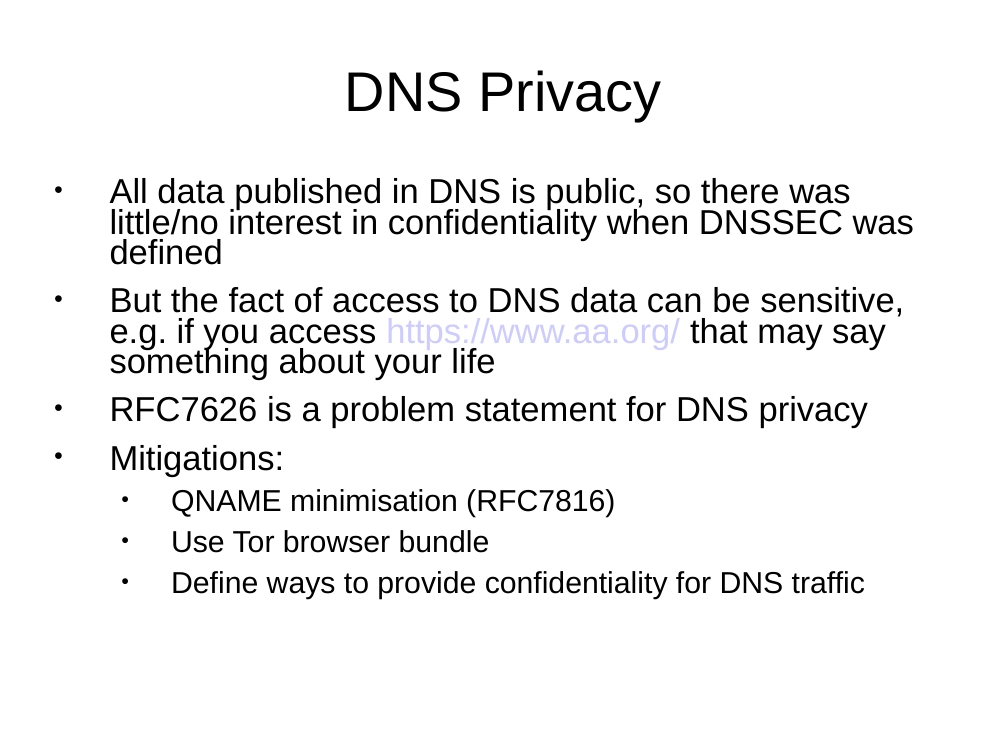
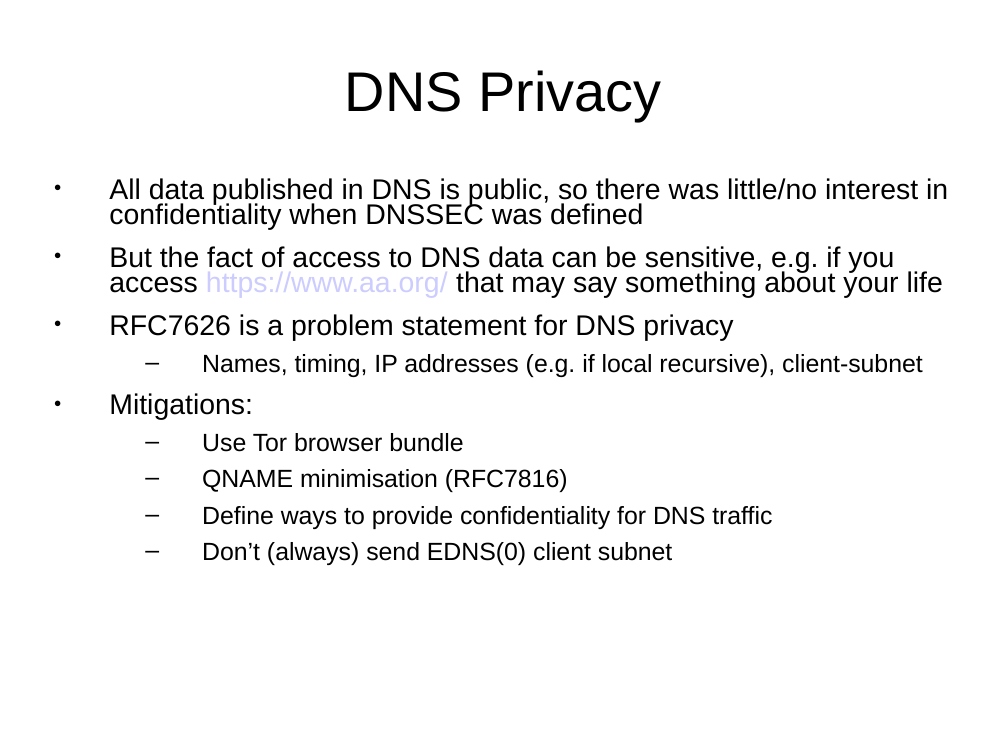
Before and after one commit to sftcd/cs7053, a slide deck: slide 14 of 2016lectures/10-dns.ppt. Drawn at 1008x756 pixels with LibreOffice and Linux fonts; fonts in the diff are those of the drawing. Boxes give left, top, right and bottom in pixels: in the first picture for what was removed or moved away, otherwise in the second. Text is boxed around its words. In the diff, an @@ line names an element or a change of style, - is before the commit and + after.

```diff
--- a/2016lectures/10-dns.ppt
+++ b/2016lectures/10-dns.ppt
@@ text at box(109, 178, 948, 529): size 27.2 to 22.4 pt in "All data published in DNS is public, ...", "But the fact of access to DNS ...", "RFC7626 is a problem statement for DNS ...", "Mitigations:"; size 23.8 to 19.6 pt in "QNAME minimisation (RFC7816)", "Define ways to provide confidentiality for DNS ..."; bullet ● to – @@
@@ text at box(202, 354, 923, 377): paragraph added @@
+  – Names, timing, IP addresses (e.g. if local recursive), client-subnet
@@ text at box(202, 433, 464, 452): paragraph added @@
+  – Use Tor browser bundle
@@ text at box(171, 530, 490, 553): paragraph removed @@
-  ● Use Tor browser bundle
@@ text at box(202, 542, 672, 565): paragraph added @@
+  – Don’t (always) send EDNS(0) client subnet
```
Also in this commit, not shown: 13 other slides changed, 1 slide added, 1 other file.
